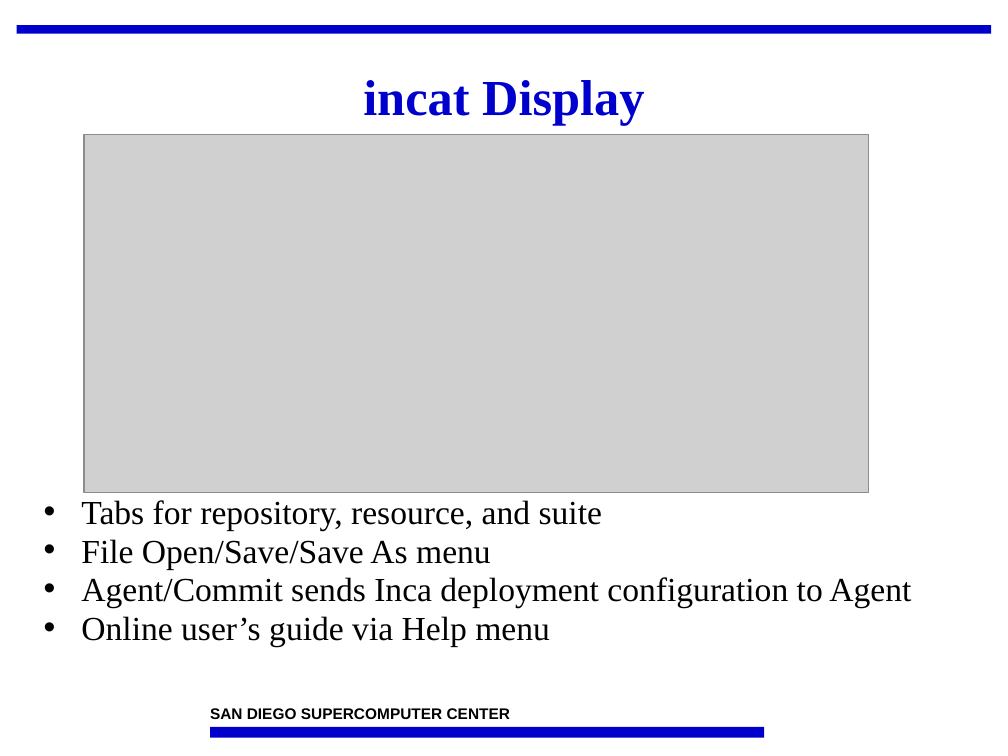
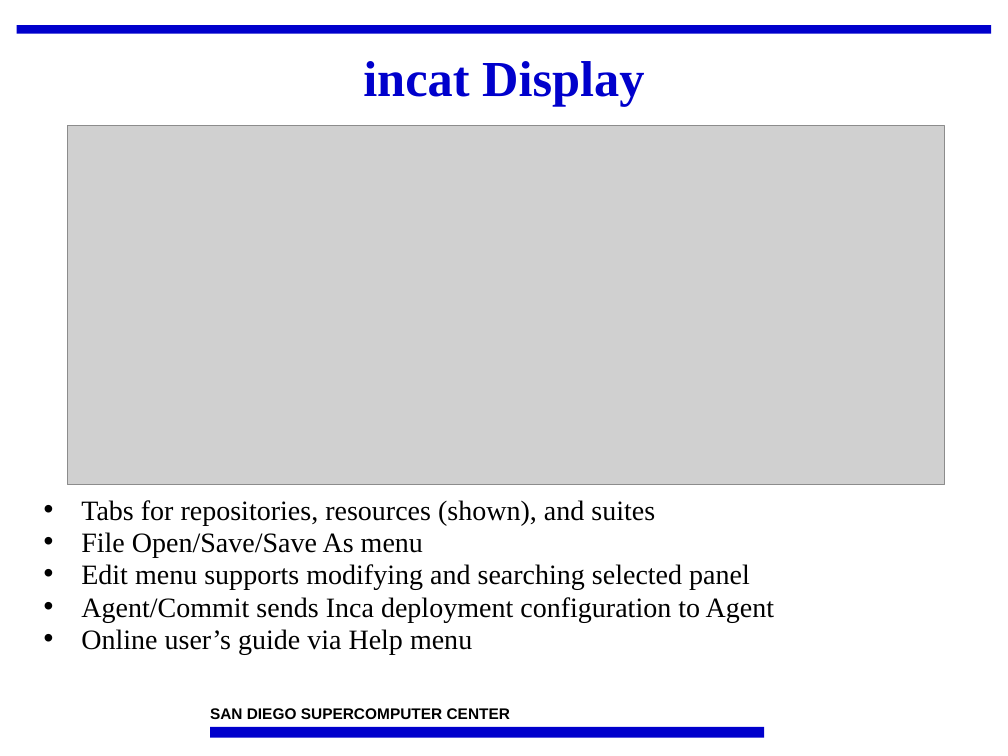
Before and after one commit to IncaProject/inca-xsede, a slide deck: slide 4 of talks/2008workshop/incat.ppt (slide 5 before the commit). Drawn at 1008x756 pixels with LibreOffice and Linux fonts; fonts in the diff are those of the drawing; grey boxes stand for pictures; background and template pictures are left out. Boxes give left, top, right and bottom in pixels: in the first picture for what was removed or moved away, otherwise in the second. Text is boxed around its words. In the diff, an @@ line names an element or a change of style, - is before the commit and + after.

```diff
--- a/talks/2008workshop/incat.ppt
+++ b/talks/2008workshop/incat.ppt
@@ title "incat Display": place and size @@
-title "incat Display" at (363, 80, 644, 126)
+title "incat Display" at (363, 61, 644, 106)
@@ picture: place and size @@
-picture at (84, 134, 869, 492)
+picture at (68, 126, 946, 485)
@@ text at (81, 500, 655, 526): text changed; size 24 to 20 pt @@
-• Tabs for repository, resource, and suite
+• Tabs for repositories, resources (shown), and suites
@@ text at (81, 532, 775, 654): size 24 to 20 pt in "File Open/Save/Save As menu", "Agent/Commit sends Inca deployment configuration to Agent", "Online user’s guide via Help menu"; less space between paragraphs @@
@@ text at (81, 564, 750, 590): paragraph added @@
+• Edit menu supports modifying and searching selected panel
```
Also in this commit, not shown: 11 other slides changed, 2 slides added, 6 slides removed, 2 other files.
